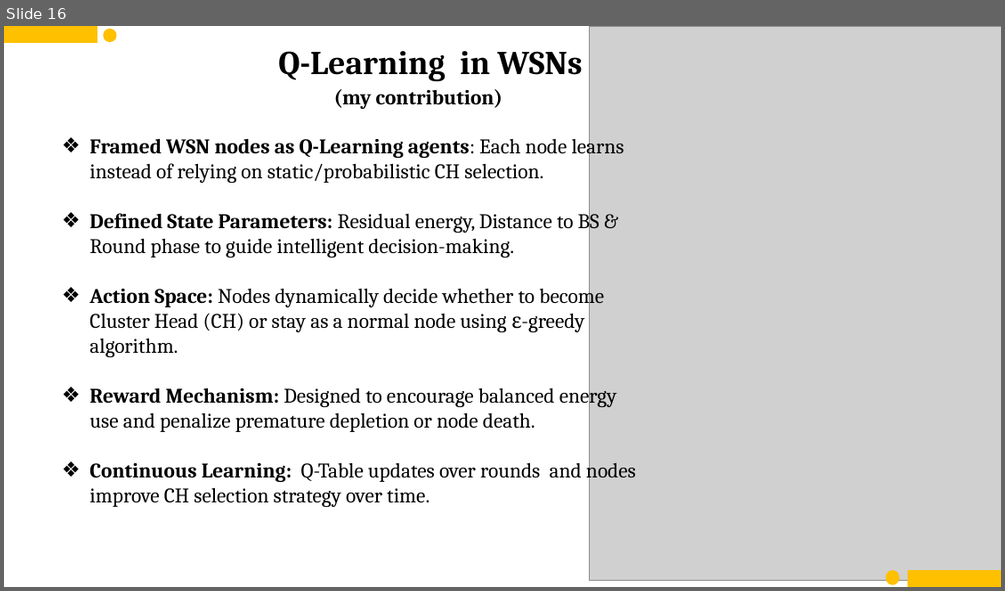
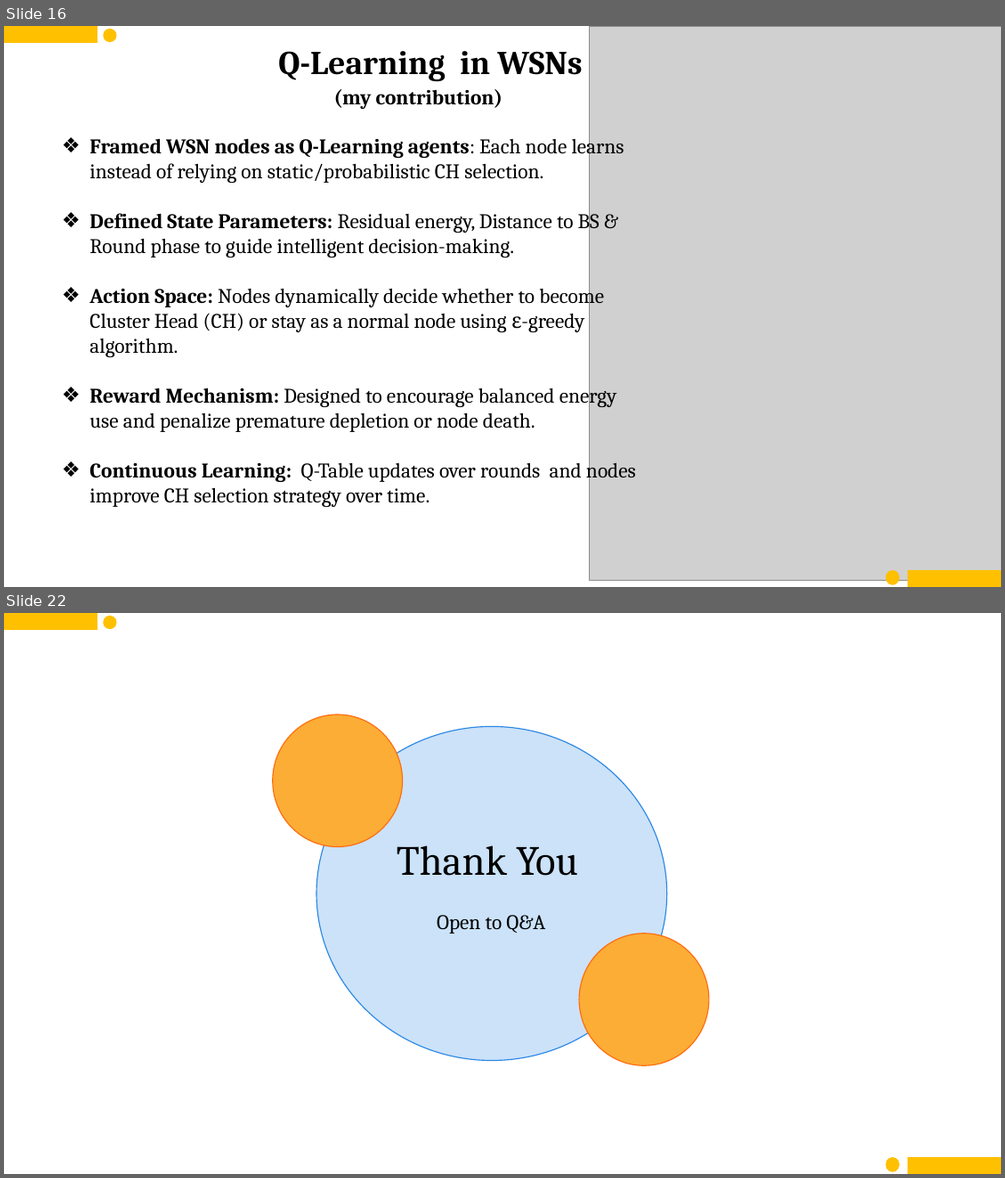
Before and after one commit to imshubhamcodex/ql--resources, a slide deck: mid_sem_RL.pptx. Shown one above the other, each under a label of ours: slide 16 before the commit, slides 16 and 22 after it; the slides between them are not shown. The pictures are 1005x591 and 1005x1178 pixels, drawn with LibreOffice and Linux fonts; fonts in the diff are those of the drawing; grey boxes stand for pictures. Boxes give left, top, right and bottom in pixels: in the first picture for what was removed or moved away, otherwise in the second. Text is boxed around its words. In the diff, an @@ line names an element or a change of style, - is before the commit and + after.

```diff
--- a/mid_sem_RL.pptx
+++ b/mid_sem_RL.pptx
@@ slide 22 added at [4,613,1001,1174], background #FFFFFF @@
@@ rectangle added at [4,614,97,630], fill #FFC000, outline #FFC000 1 pt @@
@@ ellipse added at [104,616,116,629], fill #FFC000, outline #FFC000 1 pt @@
@@ ellipse added at [273,714,403,847], fill #FCAD36, outline #FF6C0D 1 pt @@
@@ ellipse added at [316,727,667,1061], fill #CBE2F9, outline #2C88E5 1 pt @@
@@ text added at [396,845,578,876], 40 pt, text #000000 @@
+Thank You
@@ text added at [437,915,545,933], 20 pt, text #000000 @@
+Open to Q&A
@@ ellipse added at [579,933,709,1065], fill #FCAD36, outline #FF6C0D 1 pt @@
@@ ellipse added at [886,1159,899,1172], fill #FFC000, outline #FFC000 1 pt @@
@@ ellipse added at [886,1158,899,1170], fill #FFC000, outline #FFC000 1 pt @@
@@ rectangle added at [908,1158,1001,1174], fill #FFC000, outline #FFC000 1 pt @@
@@ rectangle added at [909,1159,1001,1174], fill #FFC000, outline #FFC000 1 pt @@
```
Also in this commit, not shown: 1 slide changed, 5 other slides added.
